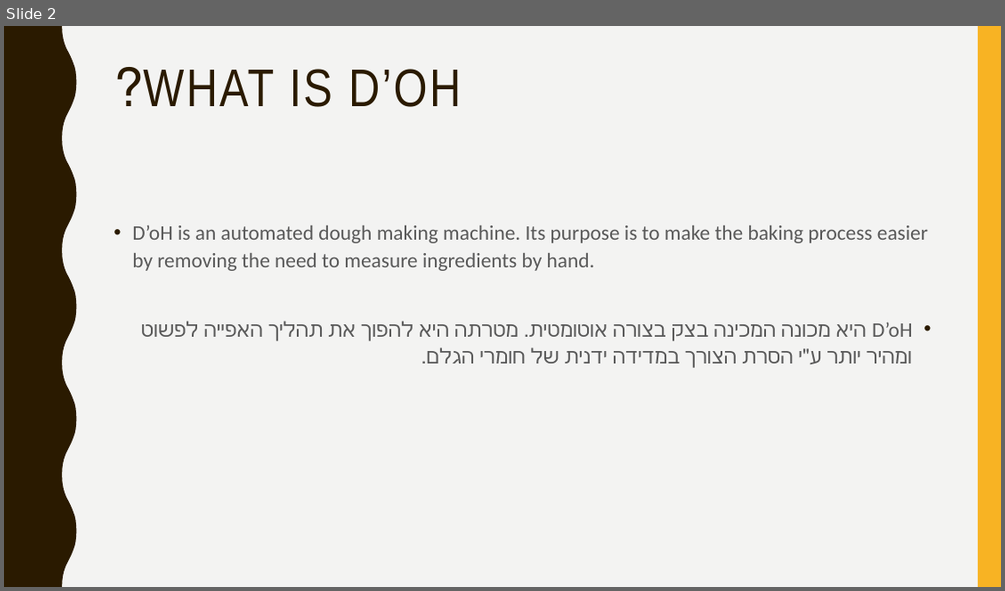
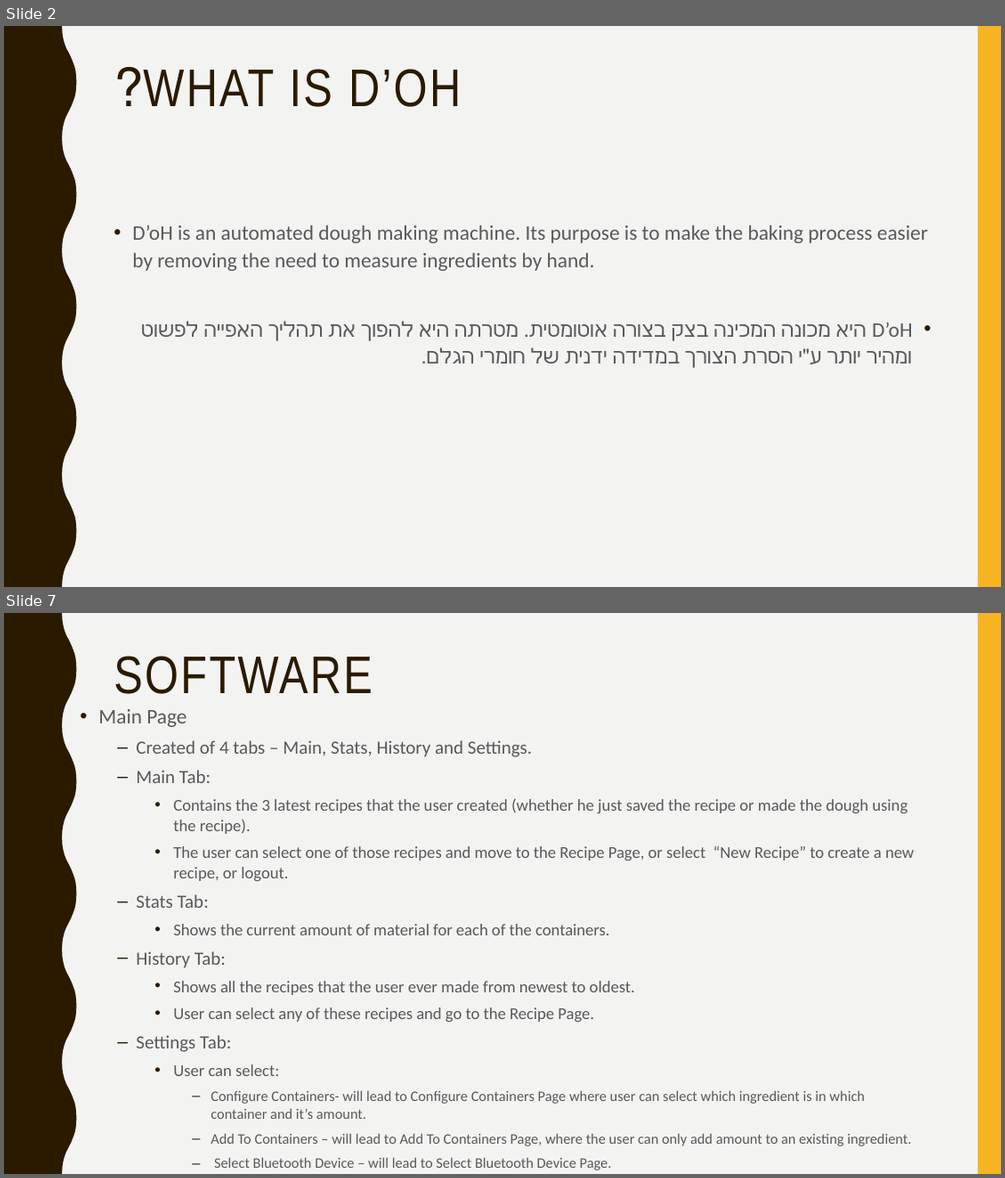
Before and after one commit to MetalYos/ArduinoProject, a slide deck: Project.pptx. Shown one above the other, each under a label of ours: slide 2 before the commit, slides 2 and 7 after it; the slides between them are not shown. The pictures are 1005x591 and 1005x1178 pixels, drawn with LibreOffice and Linux fonts; fonts in the diff are those of the drawing. Boxes give left, top, right and bottom in pixels: in the first picture for what was removed or moved away, otherwise in the second. Text is boxed around its words. In the diff, an @@ line names an element or a change of style, - is before the commit and + after.

```diff
--- a/Project.pptx
+++ b/Project.pptx
@@ slide 7 added at box(4, 613, 1001, 1174), background #F3F3F2; not listed: 2 template elements that a slide beside it also shows @@
@@ title added at box(113, 656, 372, 694), 51 pt, text #2A1A00 @@
+SOFTWARE
@@ text added at box(98, 709, 914, 1170), 16 pt, text #595959 @@
+• Main Page
+  – Created of 4 tabs – Main, Stats, History and Settings.
+  – Main Tab:
+    • Contains the 3 latest recipes that the user created (whether he just saved the recipe or made the dough using the recipe).
+    • The user can select one of those recipes and move to the Recipe Page, or select “New Recipe” to create a new recipe, or logout.
+  – Stats Tab:
+    • Shows the current amount of material for each of the containers.
+  – History Tab:
+    • Shows all the recipes that the user ever made from newest to oldest.
+    • User can select any of these recipes and go to the Recipe Page.
+  – Settings Tab:
+    • User can select:
+      – Configure Containers- will lead to Configure Containers Page where user can select which ingredient is in which container and it’s amount.
+      – Add To Containers – will lead to Add To Containers Page, where the user can only add amount to an existing ingredient.
+      – Select Bluetooth Device – will lead to Select Bluetooth Device Page.
```
Also in this commit, not shown: 4 slides changed, 5 other slides added, 3 slides removed, 1 other file.
